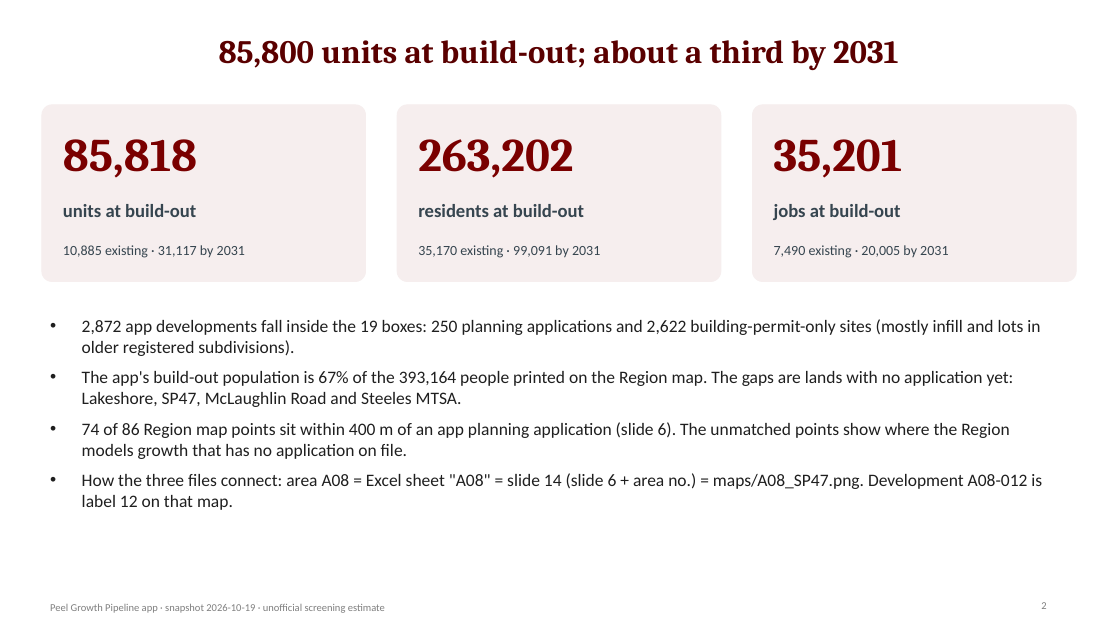
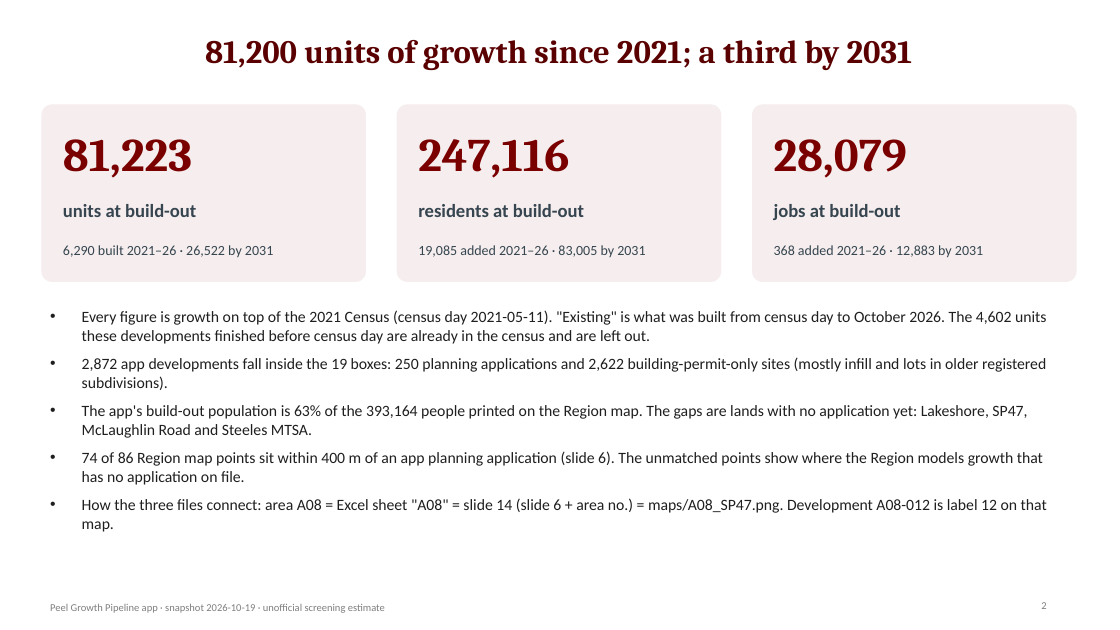
Before and after one commit to jaredacostar-cmd/Fsr-reviewer, a slide deck: slide 2 of deliverables/priority-areas-2031/Priority_Areas_2031_Population_Analysis.pptx. Drawn at 1120x630 pixels with LibreOffice and Linux fonts; fonts in the diff are those of the drawing. Boxes give left, top, right and bottom in pixels: in the first picture for what was removed or moved away, otherwise in the second. Text is boxed around its words. In the diff, an @@ line names an element or a change of style, - is before the commit and + after.

```diff
--- a/deliverables/priority-areas-2031/Priority_Areas_2031_Population_Analysis.pptx
+++ b/deliverables/priority-areas-2031/Priority_Areas_2031_Population_Analysis.pptx
@@ title at (x1=205, y1=40, x2=912, y2=70): text changed @@
-85,800 units at build-out; about a third by 2031
+81,200 units of growth since 2021; a third by 2031
@@ text at (x1=63, y1=139, x2=192, y2=178): text changed @@
-85,818
+81,223
@@ text at (x1=418, y1=139, x2=569, y2=178): text changed @@
-263,202
+247,116
@@ text at (x1=774, y1=139, x2=907, y2=178): text changed @@
-35,201
+28,079
@@ text at (x1=63, y1=245, x2=273, y2=258): text changed @@
-10,885 existing · 31,117 by 2031
+6,290 built 2021–26 · 26,522 by 2031
@@ text at (x1=418, y1=245, x2=645, y2=257): text changed @@
-35,170 existing · 99,091 by 2031
+19,085 added 2021–26 · 83,005 by 2031
@@ text at (x1=774, y1=245, x2=983, y2=258): text changed @@
-7,490 existing · 20,005 by 2031
+368 added 2021–26 · 12,883 by 2031
@@ text "Every figure is growth on ..." moved from (x1=82, y1=319, x2=1042, y2=510) to (x1=82, y1=310, x2=1047, y2=532) @@
@@ text at (x1=82, y1=310, x2=1046, y2=344): paragraph added @@
+• Every figure is growth on top of the 2021 Census (census day 2021-05-11). "Existing" is what was built from census day to October 2026. The 4,602 units these developments finished before census day are already in the census and are left out.
@@ text at (x1=82, y1=357, x2=1047, y2=532): size 15 to 13.5 pt in "2,872 app developments fall inside the 19 ...", "74 of 86 Region map points sit ...", "How the three files connect: area A08 ..." @@
@@ text at (x1=82, y1=405, x2=1027, y2=438): text changed; size 15 to 13.5 pt @@
-• The app's build-out population is 67% of the 393,164 people printed on the Region map. The gaps are lands with no application yet: Lakeshore, SP47, McLaughlin Road and Steeles MTSA.
+• The app's build-out population is 63% of the 393,164 people printed on the Region map. The gaps are lands with no application yet: Lakeshore, SP47, McLaughlin Road and Steeles MTSA.
```
Also in this commit, not shown: 23 other slides changed, 28 other files.
